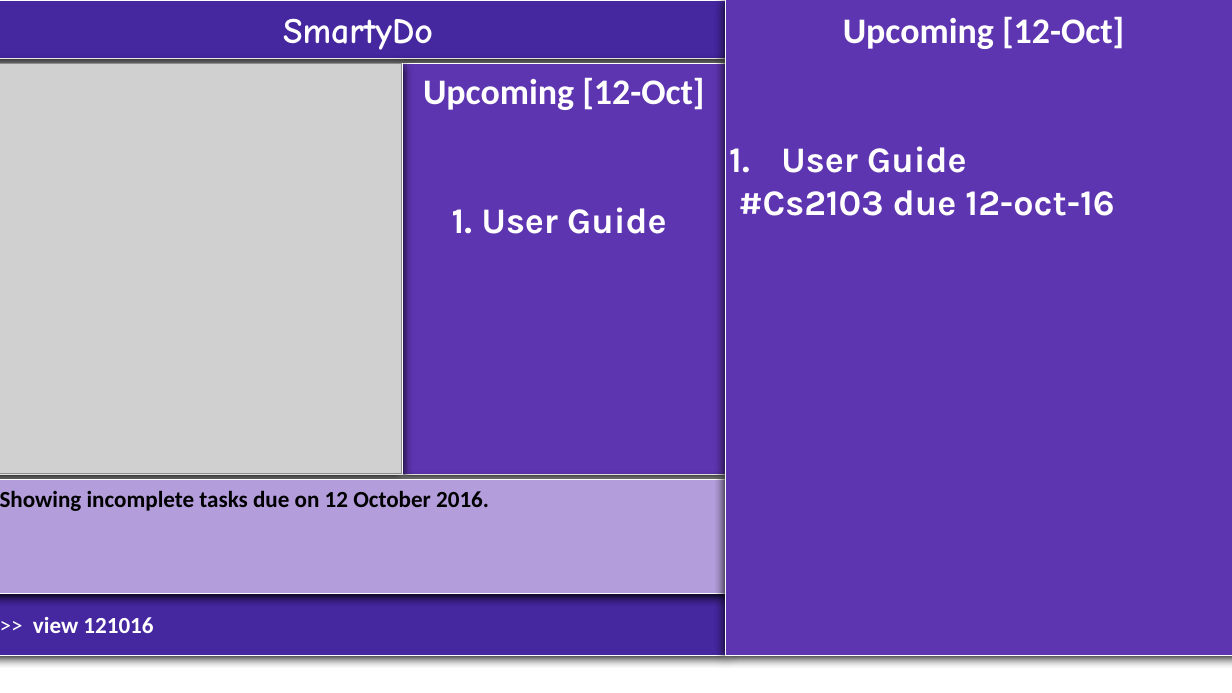
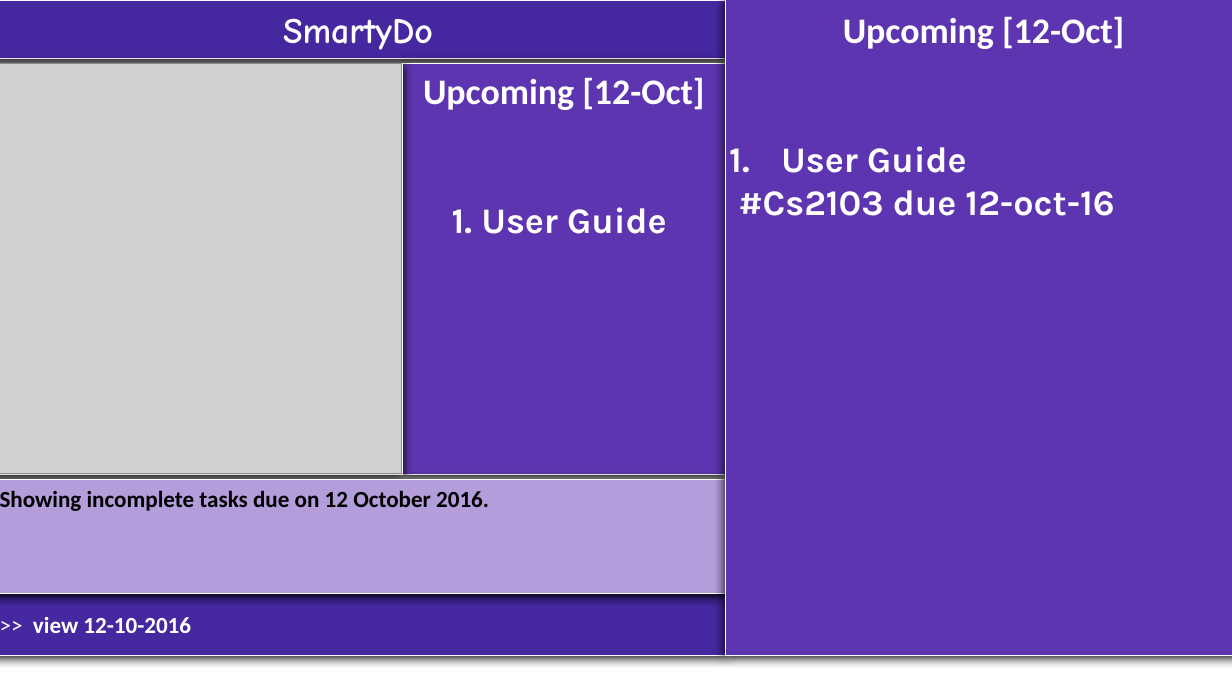
Before and after one commit to se-edu/addressbook-level4, a slide deck: slide 5 of docs/diagrams/UserGuide Drawings.pptx. Drawn at 1232x693 pixels with LibreOffice and Linux fonts; fonts in the diff are those of the drawing; grey boxes stand for pictures. Boxes give left, top, right and bottom in pixels: in the first picture for what was removed or moved away, otherwise in the second. Text is boxed around its words. In the diff, an @@ line names an element or a change of style, - is before the commit and + after.

```diff
--- a/docs/diagrams/UserGuide Drawings.pptx
+++ b/docs/diagrams/UserGuide Drawings.pptx
@@ text in rectangle at <box>33,617,191,633</box>: text changed @@
->> view 121016
+>> view 12-10-2016
```
Also in this commit, not shown: 1 other slide changed, 4 other files.
